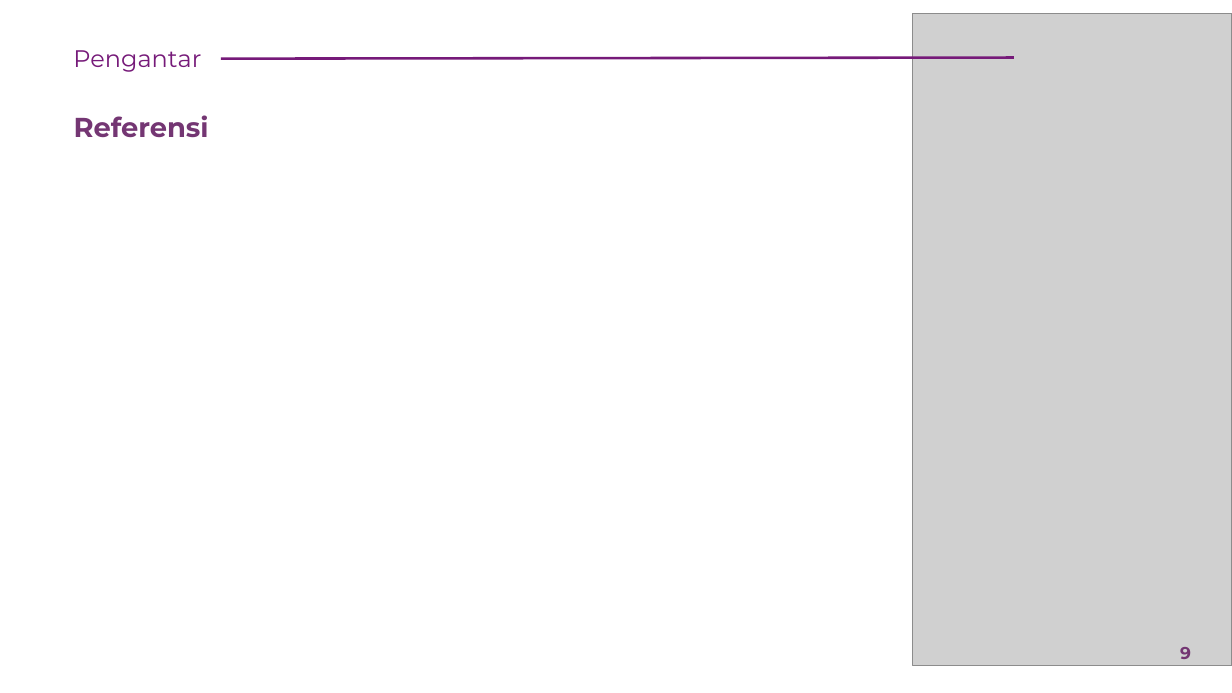
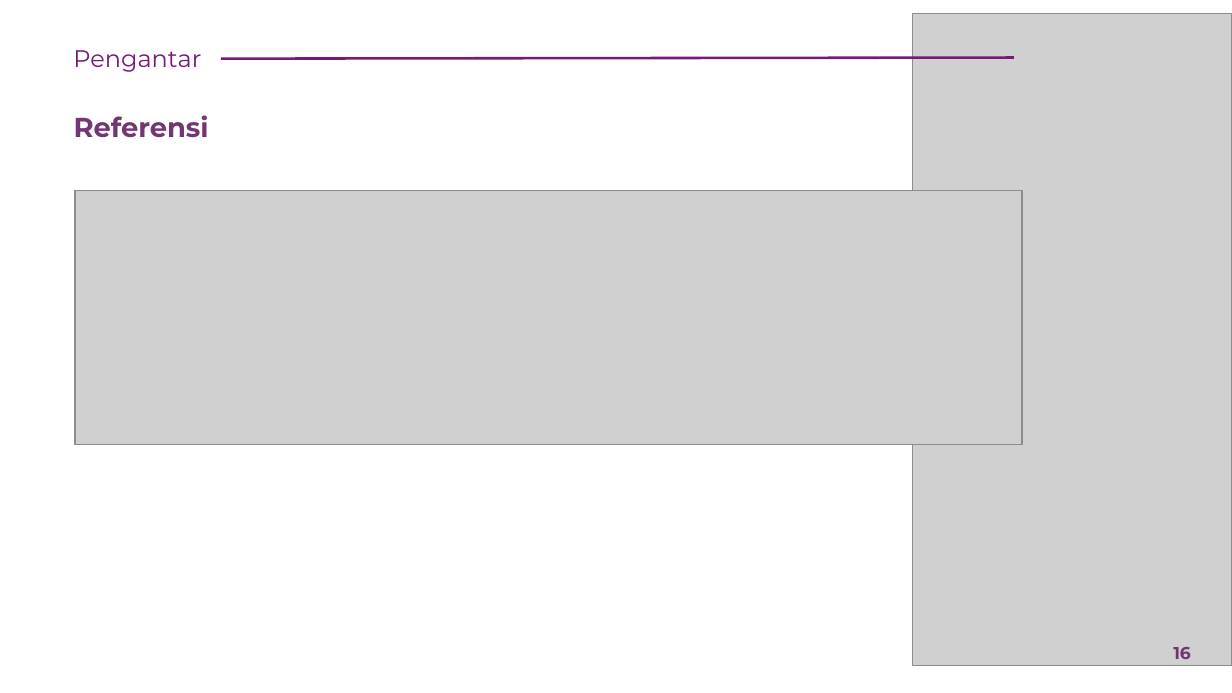
Before and after one commit to rikialdi/pemprograman-web-2022, a slide deck: slide 16 of Materi/Pertemuan - 13.pptx (slide 9 before the commit). Drawn at 1232x693 pixels with LibreOffice and Linux fonts; fonts in the diff are those of the drawing; grey boxes stand for pictures. Boxes give left, top, right and bottom in pixels: in the first picture for what was removed or moved away, otherwise in the second. Text is boxed around its words. In the diff, an @@ line names an element or a change of style, - is before the commit and + after.

```diff
--- a/Materi/Pertemuan - 13.pptx
+++ b/Materi/Pertemuan - 13.pptx
@@ picture added at bbox=[75, 190, 1023, 444] @@
@@ page number at bbox=[1173, 647, 1191, 659]: text changed @@
-9
+16
```
Also in this commit, not shown: 4 other slides changed, 9 slides added, 2 slides removed, 8 other files.
